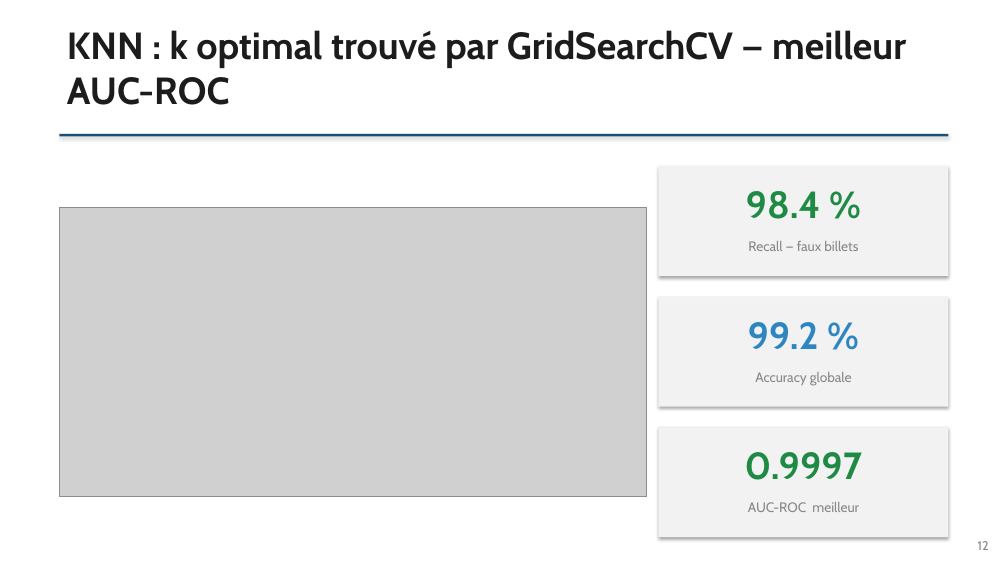
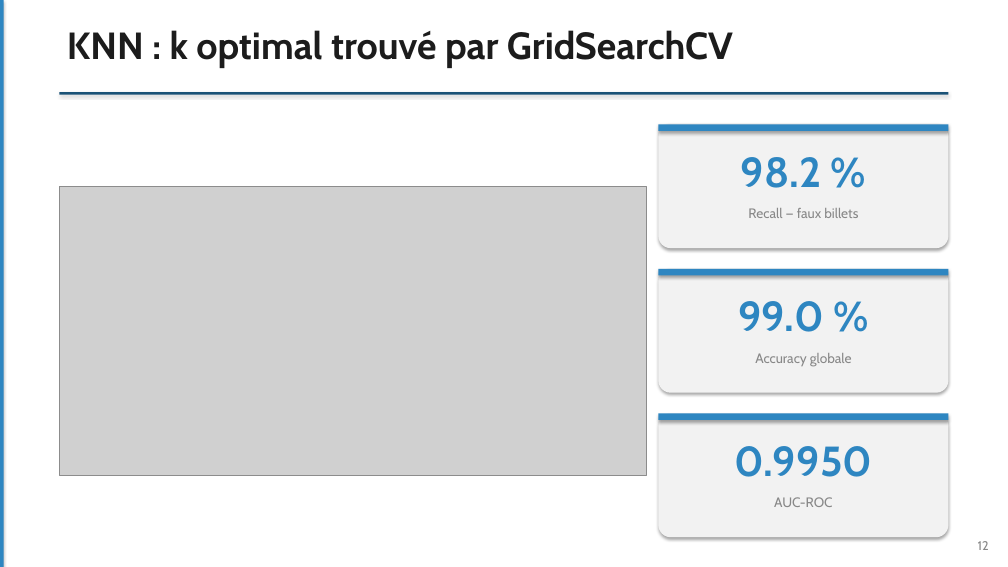
Before and after one commit to Elicesjo/PROJET-11-, a slide deck: slide 12 of Elices-Diez_Josy_3_Support_presentation_062026.pptx. Drawn at 1008x567 pixels with LibreOffice and Linux fonts; fonts in the diff are those of the drawing; grey boxes stand for pictures. Boxes give left, top, right and bottom in pixels: in the first picture for what was removed or moved away, otherwise in the second. Text is boxed around its words. In the diff, an @@ line names an element or a change of style, - is before the commit and + after.

Commit message:
Finalise projet détection de faux billets : notebook, script, présentation

```diff
--- a/Elices-Diez_Josy_3_Support_presentation_062026.pptx
+++ b/Elices-Diez_Josy_3_Support_presentation_062026.pptx
@@ rectangle added at box(0, 0, 4, 567), fill #2E86C1 @@
@@ text at box(67, 30, 733, 68): text changed @@
-KNN : k optimal trouvé par GridSearchCV — meilleur AUC-ROC
+KNN : k optimal trouvé par GridSearchCV
@@ rectangle: place and size @@
-rectangle at box(60, 134, 949, 136)
+rectangle at box(60, 92, 949, 95)
@@ rounded rectangle added at box(659, 125, 949, 249), fill #F2F2F2 @@
@@ rectangle added at box(659, 125, 949, 132), fill #2E86C1 @@
@@ text at box(741, 157, 822, 188): text changed; size 36 to 40 pt; text colour #1E8A44 to #2E86C1 @@
-98.4 %
+98.2 %
@@ picture: place and size @@
-picture at box(60, 207, 647, 496)
+picture at box(60, 186, 647, 475)
@@ text "Recall — faux billets": place and size @@
-text "Recall — faux billets" at box(748, 241, 858, 251)
+text "Recall — faux billets" at box(748, 208, 858, 218)
@@ rectangle: place and size @@
-rectangle at box(659, 166, 949, 276)
+rectangle at box(659, 269, 949, 276)
@@ rectangle at box(659, 269, 949, 276): fill #F2F2F2 to #2E86C1 @@
@@ rounded rectangle added at box(659, 269, 949, 393), fill #F2F2F2 @@
@@ rectangle removed at box(659, 297, 949, 407) @@
@@ text at box(738, 301, 824, 332): text changed; size 36 to 40 pt @@
-99.2 %
+99.0 %
@@ text "Accuracy globale": place and size @@
-text "Accuracy globale" at box(755, 372, 852, 386)
+text "Accuracy globale" at box(755, 353, 852, 367)
@@ rounded rectangle: place and size @@
-rounded rectangle at box(659, 427, 949, 537)
+rounded rectangle at box(659, 414, 949, 538)
@@ rounded rectangle at box(659, 414, 949, 538): rectangle to rounded rectangle @@
@@ rectangle added at box(659, 414, 949, 420), fill #2E86C1 @@
@@ text at box(735, 446, 873, 477): text changed; size 36 to 40 pt; text colour #1E8A44 to #2E86C1 @@
-0.9997
+0.9950
@@ text at box(774, 497, 832, 507): text changed @@
-AUC-ROC meilleur
+AUC-ROC
```
Also in this commit, not shown: 12 other slides changed, 4 slides added, 2 slides removed, 18 other files.
